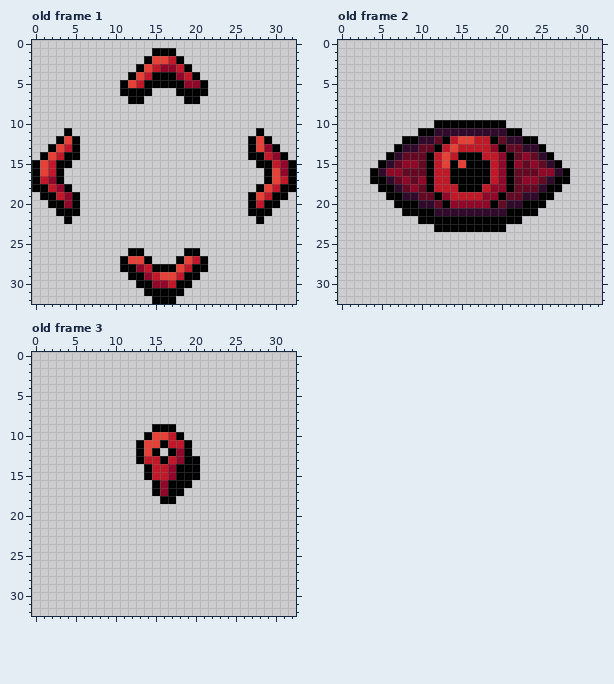
Pixel-art file, stored at Succubus/Sprites/StepsAssets.aseprite. Above, as it was before the edit.
33x33 pixels, 10 frames. Shown: old frame 1, old frame 2, old frame 3. The commit also changed other frames, which this record leaves out.
And afterwards:
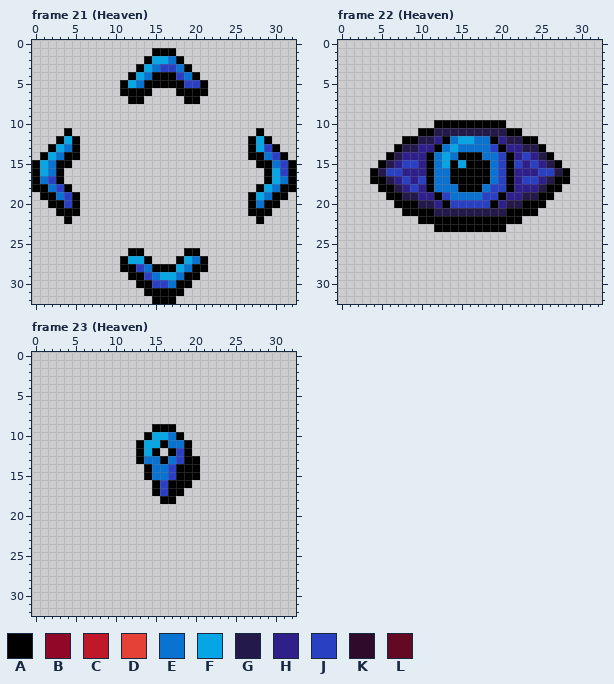
Palette (. is transparent): A #000000  B #910728  C #c01828  D #e64137  E #0a73d1  F #06a5e5  G #241a49  H #2f1f8b  J #2940c3  K #300a2b  L #640924
A new or re-ordered frame is compared with the old frame closest to it.
Difference:
frames 10 -> 30
Frame 21 (Heaven) is new; against old frame 1:
y 2: x 15..17 DDC -> FFE
y 3: x 14..18 DCBBC -> FEJJE
y 4: x 13..14 DC -> FE; x 18..19 BC -> JE
y 5: x 12..13 DC -> FE; x 19..20 BB -> JJ
y 12: x 4 D -> F; x 28 D -> F
y 13: x 3..4 DC -> FE; x 28..29 DB -> FJ
y 14: x 2..3 DC -> FE; x 29..30 CB -> EJ
y 15: x 1..2 DC -> FE; x 30..31 CB -> EJ
y 16: x 1..2 DC -> FE; x 30..31 DB -> FJ
y 17: x 1..2 CB -> EJ; x 30..31 DC -> FE
y 18: x 2..3 CB -> EJ; x 29..30 DC -> FE
y 19: x 3..4 CB -> EJ; x 28..29 DC -> FE
y 20: x 4 B -> J; x 28 C -> E
y 27: x 12..13 DD -> FF; x 19..20 DC -> FE
y 28: x 13..14 BC -> JE; x 18..19 DC -> FE
y 29: x 14..18 BCDDC -> JEFFE
y 30: x 15..17 BBC -> JJE
Frame 22 (Heaven) is new; against old frame 2:
y 11: x 12..20 KKKKKKKKK -> GGGGGGGGG
y 12: x 10..12 KKL -> GGH; x 14..18 CDDCC -> EFFEE; x 20..22 LKK -> HGG
y 13: x 8..11 KKLL -> GGHH; x 13..19 CDCCCCB -> EFEEEEJ; x 21..24 LLKK -> HHGG
y 14: x 7..10 KLLL -> GHHH; x 12..14 CDC -> EFE; x 18..20 CCB -> EEJ; x 22..25 LBLK -> HJHG
y 15: x 6..10 KLBBL -> GHJJH; x 12..13 CD -> EF; x 15 D -> F; x 19..20 CB -> EJ; x 22..26 BLBLK -> JHJHG
y 16: x 5..10 KBBLLL -> GJJHHH; x 12..13 CC -> EE; x 19..20 CB -> EJ; x 22..27 LLLBBK -> HHHJJG
y 17: x 6..10 KLBLB -> GHJHJ; x 12..13 CC -> EE; x 19..20 CB -> EJ; x 22..26 LBBLK -> HJJHG
y 18: x 7..10 KLBL -> GHJH; x 12..14 CCC -> EEE; x 18..20 CBB -> EJJ; x 22..25 LLLK -> HHHG
y 19: x 8..11 KKLL -> GGHH; x 13..19 BCCCCBB -> JEEEEJJ; x 21..24 LLKK -> HHGG
y 20: x 10..12 KKL -> GGH; x 14..18 BBBBB -> JJJJJ; x 20..22 LKK -> HGG
y 21: x 12..20 KKKKKKKKK -> GGGGGGGGG
Frame 23 (Heaven) is new; against old frame 3:
y 10: x 15..17 DDC -> FFE
y 11: x 14..15 DD -> FF; x 17..18 CC -> EE
y 12: x 14 D -> F; x 18 B -> J
y 13: x 14..15 CC -> EE; x 17..18 CB -> EJ
y 14..15: x 15..17 CCB -> EEJ
y 16..17: x 16 B -> J
Pixel boxes of the changes (left, top, right, bottom) in both pictures:
changed: (128, 56, 200, 88)
changed: (40, 136, 72, 208)
changed: (256, 136, 288, 208)
changed: (128, 256, 200, 288)
changed: (378, 128, 562, 216)
changed: (144, 432, 184, 496)
